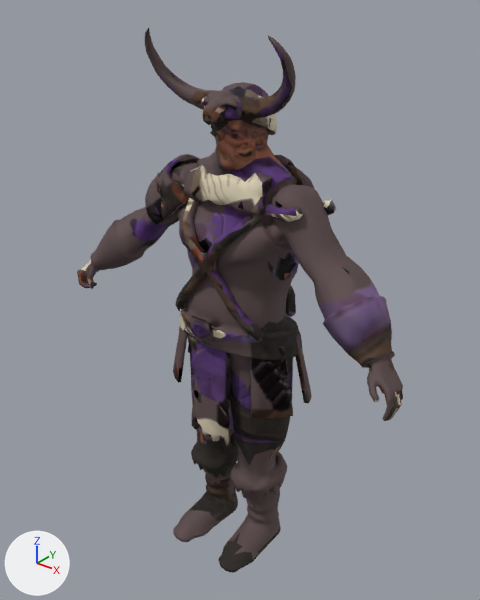
The glTF model public/assets/models/enemy_marauder_violet.glb, before and after one commit.
Rendered twice from a camera (50 mm lens) standing at (1.42, -1.765, 2.204) and looking at (-0.011, 0.024, 1.095). Lighting does not change. The marker at lower left points along +X, +Y and +Z. The older version comes first. Vertices at exactly the same position are counted once.

Objects in the first picture: 'enemy_marauder_violet_mesh'.
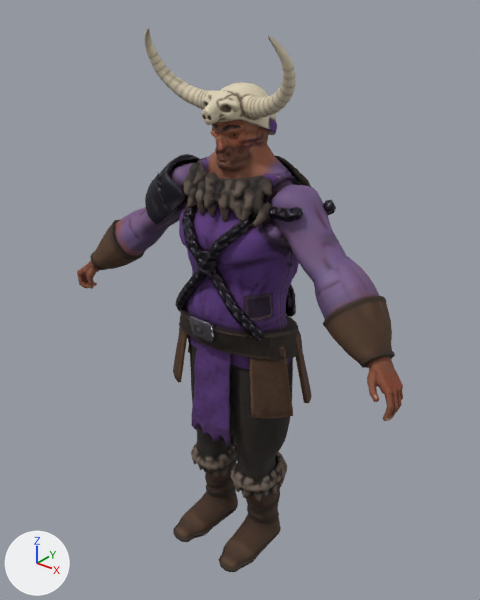
Boxes [x1, y1, x2, y2] around the edits, measured in the pictures (480 x 600 px; the box of a moved part takes in the faces that stretch with it):
'enemy_marauder_violet_mesh', reshaped
    before: [77, 28, 403, 573]
    after: [77, 28, 403, 572]
part 1 of me_enemy_marauder_violet_mesh, reshaped
    before: [149, 52, 314, 573]
    after: [175, 92, 325, 569]
part 2 of me_enemy_marauder_violet_mesh, moved or reshaped
    before: [91, 252, 107, 270]
    after: [92, 263, 107, 270]
part 3 of me_enemy_marauder_violet_mesh, surface changed
    both: [77, 28, 403, 572]

Diff of the bpy script that builds the scene:
```diff
--- a/public/assets/models/enemy_marauder_violet.glb.py
+++ b/public/assets/models/enemy_marauder_violet.glb.py
@@ me_enemy_marauder_violet_mesh @@
 # used by ob_enemy_marauder_violet_mesh; location = (0.0, 0.0, 0.0)
-me_enemy_marauder_violet_mesh.from_pydata(...)  # 7079 vertices, 14121 faces; spans x -0.74..0.75, y -0.26..0.23, z 0.0..2.06
+me_enemy_marauder_violet_mesh.from_pydata(...)  # 7939 vertices, 15825 faces; spans x -0.74..0.75, y -0.26..0.26, z 0.0..2.06
+# me_enemy_marauder_violet_mesh part 1: 118 vertices moved from x -0.23..0.45, y -0.2..0.22, z 0.0..1.83 to x -0.25..0.45, y -0.2..0.25, z 0.0..1.83; 446 vertices removed from x -0.27..0.26, y -0.24..0.23, z 0.0..1.96; 1307 vertices added at x -0.25..0.45, y -0.24..0.26, z 0.0..1.86
+# me_enemy_marauder_violet_mesh part 2: 6 vertices removed from x -0.64..-0.61, y -0.17..-0.06, z 1.11..1.16; 5 vertices added at x -0.64..-0.62, y -0.17..-0.06, z 1.1..1.14
+# me_enemy_marauder_violet_mesh part 3: 12359 kept faces spanning x -0.74..0.75, y -0.26..0.23, z 0.0..2.06 get new texture (UV) coordinates
 me_enemy_marauder_violet_mesh.materials.append(mat_m_enemy_marauder_violet)
```
